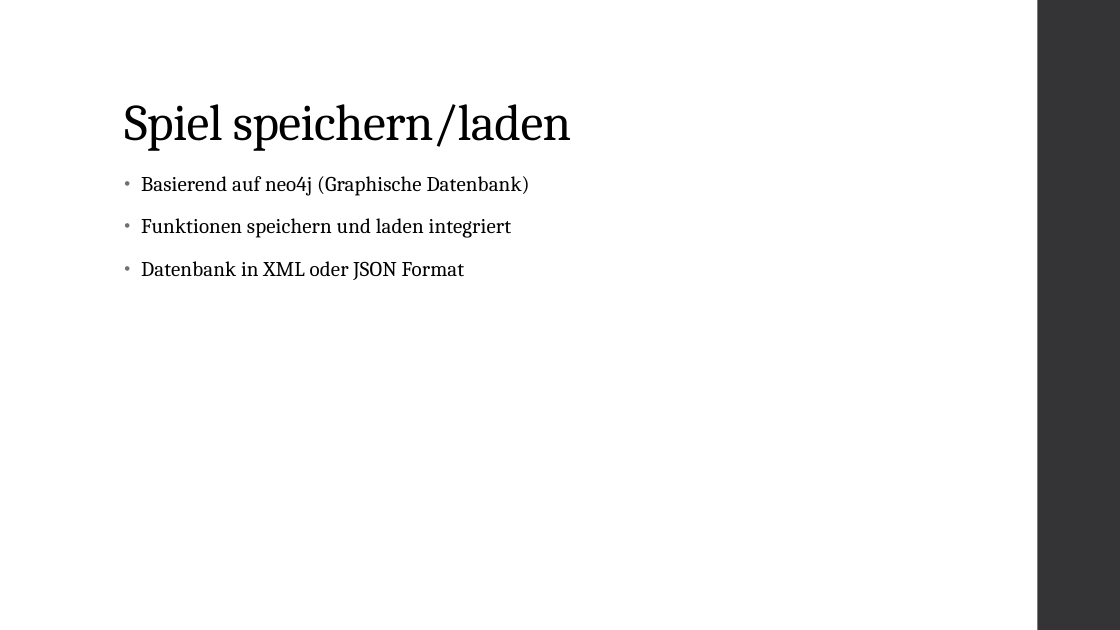
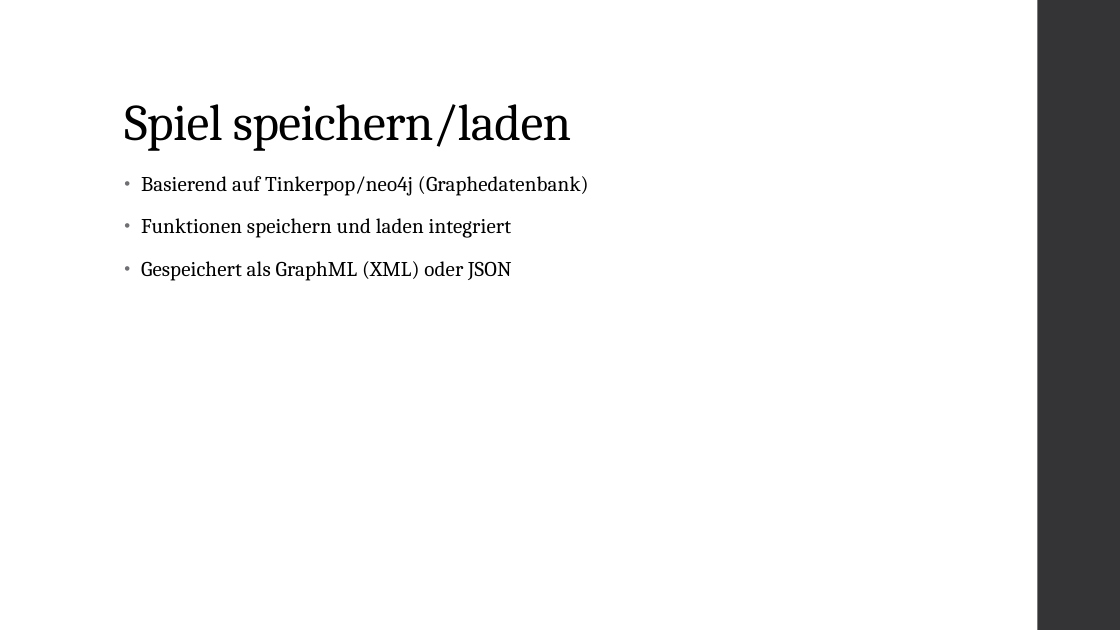
Before and after one commit to SWEHashiSG/hashi, a slide deck: slide 8 of documentation/Präsentation_Hashi_TeamSG.pptx. Drawn at 1120x630 pixels with LibreOffice and Linux fonts; fonts in the diff are those of the drawing. Boxes give left, top, right and bottom in pixels: in the first picture for what was removed or moved away, otherwise in the second. Text is boxed around its words. In the diff, an @@ line names an element or a change of style, - is before the commit and + after.

```diff
--- a/documentation/Präsentation_Hashi_TeamSG.pptx
+++ b/documentation/Präsentation_Hashi_TeamSG.pptx
@@ text at bbox=[141, 176, 589, 196]: text changed @@
-• Basierend auf neo4j (Graphische Datenbank)
+• Basierend auf Tinkerpop/neo4j (Graphedatenbank)
@@ text at bbox=[141, 261, 511, 281]: text changed @@
-• Datenbank in XML oder JSON Format
+• Gespeichert als GraphML (XML) oder JSON
```
Also in this commit, not shown: 1 other slide changed, 1 other file.
